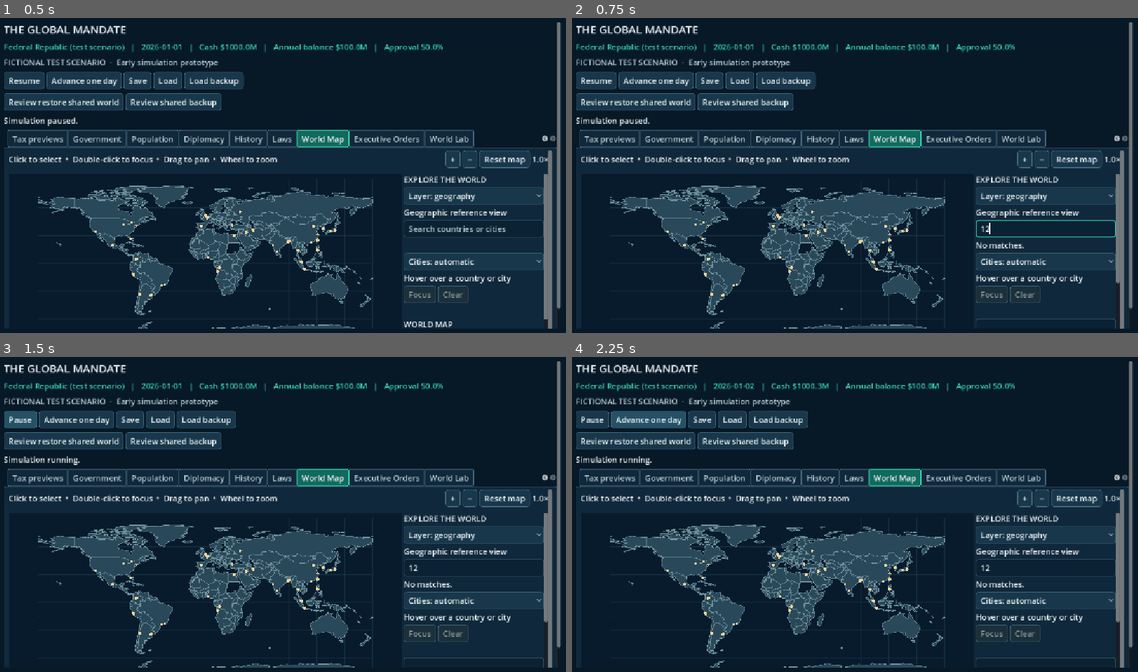
Above: before the commit, frames 1-4 (two rows, left to right).
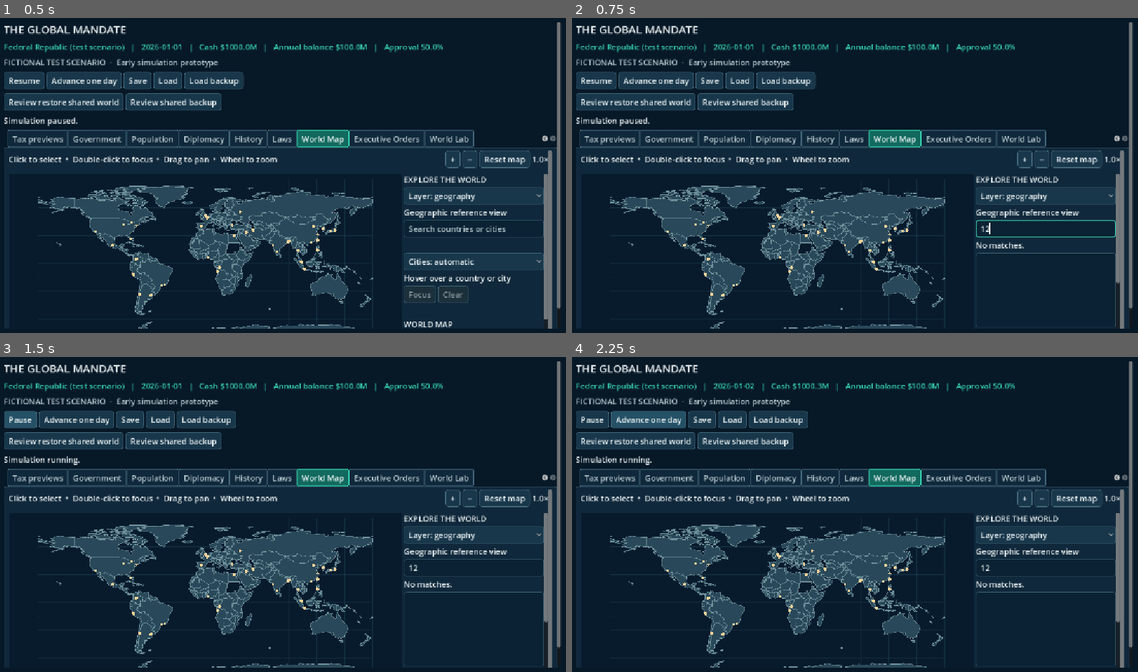
Above: after the commit, the same moments.

Repository: bhavishyadash/the-global-mandate
Game: Godot game, scene res://main.tscn
Same seed, same stepped clock (60 frames per second), same inputs: the game is played once before the commit and once after it.
Inputs (mouse positions are in pixels of both pictures, inside the frame that each line leads up to):
- Up to frame 1 (0.5 s): no input
- Up to frame 2 (0.75 s): click (1047, 229) at 0.52 s; type "12" at 0.6 s
- Up to frame 3 (1.5 s): click "Resume" at 1.25 s
- Up to frame 4 (2.25 s): click "Advance one day" at 2 s

Frame 1 is identical in both runs. In frame 2, 0.7% of the frame differs, in the area x 71-97%, y 76-99%; in frame 3, 0.7%; in frame 4, 0.7%.

Commit message:
Organize map country inspector into sections

Diff:
--- a/tests/ui_test.gd
+++ b/tests/ui_test.gd
@@ -117,6 +117,11 @@
 	screen._select_shared_map_country("USA")
 	assert(screen._shared_partner_id() == "usa_sandbox")
 	assert(screen.shared_country_overview.visible and screen.shared_country_rows.Population.text == str(screen.world_lab.registry.country_snapshot("usa_sandbox").country.population))
+	assert(screen.inspector_buttons.size() == 4 and screen.inspector_sections[0].visible and not screen.inspector_sections[1].visible)
+	for section in range(4):
+		screen._set_inspector_section(section)
+		for index in range(4):
+			assert(screen.inspector_sections[index].visible == (index == section))
 	assert(("YOUR GOVERNMENT" if shared_id == "usa_sandbox" else "OTHER SIMULATED COUNTRY") in screen.shared_country_heading.text)
 	for country in screen.world_map.countries:
 		if country.id == "USA":
@@ -130,6 +135,9 @@
 	assert("no map location" in screen.shared_country_heading.text)
 	screen._select_shared_map_country("FRA")
 	assert(screen._shared_partner_id().is_empty() and screen.shared_talk_button.disabled and not screen.shared_country_overview.visible)
+	assert(screen.inspector_reference.visible and "REFERENCE ONLY" in screen.inspector_reference.text)
+	screen._set_inspector_section(2)
+	assert("economic data" in screen.inspector_reference.text)
 	var other_id := "usa_sandbox" if shared_id == "coastal_republic" else "coastal_republic"
 	for index in range(screen.shared_partner_picker.item_count):
 		if screen.shared_partner_picker.get_item_metadata(index) == other_id:
--- a/ui/main.gd
+++ b/ui/main.gd
@@ -106,6 +106,11 @@
 var shared_country_overview: VBoxContainer
 var shared_country_rows: Dictionary = {}
 var preserve_shared_picker := false
+var inspector_buttons: Array[Button] = []
+var inspector_selected := 0
+var inspector_sections: Array = []
+var inspector_reference: Label
+var map_inspector_scroll: ScrollContainer
 var government_status: Label
 var budget_chart: Control
 var budget_mode: OptionButton
@@ -383,6 +388,7 @@
 	if map_binding_error.is_empty():
 		map_bindings = map_binding_data.bindings.duplicate(true)
 	var map_sidebar_scroll := ScrollContainer.new()
+	map_inspector_scroll = map_sidebar_scroll
 	map_sidebar_scroll.custom_minimum_size = Vector2(290, 360)
 	map_sidebar_scroll.size_flags_vertical = Control.SIZE_EXPAND_FILL
 	map_sidebar_scroll.horizontal_scroll_mode = ScrollContainer.SCROLL_MODE_DISABLED
@@ -442,20 +448,53 @@
 	shared_heading.text = "SHARED WORLD COUNTRY"
 	shared_map_panel.add_child(shared_heading)
 	shared_partner_picker = OptionButton.new()
+	shared_partner_picker.fit_to_longest_item = false
+	shared_partner_picker.clip_text = true
 	shared_map_panel.add_child(shared_partner_picker)
 	shared_partner_picker.item_selected.connect(_shared_country_picker_changed)
+	var inspector_navigation := GridContainer.new()
+	inspector_navigation.columns = 2
+	shared_map_panel.add_child(inspector_navigation)
+	var inspector_group := ButtonGroup.new()
+	for section_title in ["Overview", "Government", "Economy", "Diplomacy"]:
+		var section_button := Button.new()
+		section_button.text = section_title
+		section_button.toggle_mode = true
+		section_button.button_group = inspector_group
+		section_button.size_flags_horizontal = Control.SIZE_EXPAND_FILL
+		var section_index := inspector_buttons.size()
+		section_button.pressed.connect(func(): _set_inspector_section(section_index))
+		inspector_navigation.add_child(section_button)
+		inspector_buttons.append(section_button)
+	inspector_reference = Label.new()
+	inspector_reference.autowrap_mode = TextServer.AUTOWRAP_WORD_SMART
+	inspector_reference.text = "REFERENCE ONLY — no simulated government, economic or diplomatic data is available. Select a simulated country above."
+	shared_map_panel.add_child(inspector_reference)
 	shared_country_overview = VBoxContainer.new()
 	shared_map_panel.add_child(shared_country_overview)
 	shared_country_heading = Label.new()
 	shared_country_heading.autowrap_mode = TextServer.AUTOWRAP_WORD_SMART
 	shared_country_heading.add_theme_color_override("font_color", GovernmentTheme.ACCENT)
 	shared_country_overview.add_child(shared_country_heading)
-	var country_rows := GridContainer.new()
-	country_rows.columns = 2
-	country_rows.add_theme_constant_override("h_separation", 14)
-	country_rows.add_theme_constant_override("v_separation", 5)
-	shared_country_overview.add_child(country_rows)
+	for section_name in ["OVERVIEW", "GOVERNMENT", "ECONOMY", "DIPLOMACY"]:
+		var section := VBoxContainer.new()
+		section.name = section_name
+		shared_country_overview.add_child(section)
+		var grid := GridContainer.new()
+		grid.columns = 2
+		grid.add_theme_constant_override("h_separation", 14)
+		grid.add_theme_constant_override("v_separation", 5)
+		section.add_child(grid)
+		inspector_sections.append(section)
 	for row_name in ["Date", "Government bloc", "Population", "Approval", "Income tax", "Annual revenue", "Base spending", "Annual balance", "Cash", "Debt", "Diplomacy"]:
+		var section_index := 0
+		if row_name in ["Government bloc", "Approval"]:
+			section_index = 1
+		elif row_name in ["Income tax", "Annual revenue", "Base spending", "Annual balance", "Cash", "Debt"]:
+			section_index = 2
+		elif row_name == "Diplomacy":
+			section_index = 3
+		var country_rows: GridContainer = inspector_sections[section_index].get_child(0)
 		var caption := Label.new()
 		caption.text = row_name
 		caption.add_theme_color_override("font_color", GovernmentTheme.MUTED)
@@ -466,29 +505,34 @@
 		country_rows.add_child(value)
 		shared_country_rows[row_name] = value
 	var country_note := Label.new()
-	country_note.text = "Fictional test data. Government bloc seats use the simplified 100-seat model. Annual balance includes modeled policy costs and interest."
+	country_note.text = "Fictional test data. Government bloc seats use a simplified 100-seat model."
 	country_note.autowrap_mode = TextServer.AUTOWRAP_WORD_SMART
 	country_note.add_theme_color_override("font_color", GovernmentTheme.MUTED)
-	shared_country_overview.add_child(country_note)
+	inspector_sections[1].add_child(country_note)
+	var economy_note := Label.new()
+	economy_note.text = "Fictional test data. Annual balance includes modeled policy costs and interest."
+	economy_note.autowrap_mode = TextServer.AUTOWRAP_WORD_SMART
+	economy_note.add_theme_color_override("font_color", GovernmentTheme.MUTED)
+	inspector_sections[2].add_child(economy_note)
 	var shared_diplomacy_heading := Label.new()
 	shared_diplomacy_heading.text = "DIPLOMACY"
-	shared_map_panel.add_child(shared_diplomacy_heading)
+	inspector_sections[3].add_child(shared_diplomacy_heading)
 	shared_proposal_picker = OptionButton.new()
 	shared_proposal_picker.add_item("Open dialogue")
 	shared_proposal_picker.add_item("Cooperation agreement")
 	shared_proposal_picker.item_selected.connect(func(_index: int): _refresh_shared_diplomacy())
-	shared_map_panel.add_child(shared_proposal_picker)
+	inspector_sections[3].add_child(shared_proposal_picker)
 	shared_diplomacy_details = Label.new()
 	shared_diplomacy_details.autowrap_mode = TextServer.AUTOWRAP_WORD_SMART
-	shared_map_panel.add_child(shared_diplomacy_details)
+	inspector_sections[3].add_child(shared_diplomacy_details)
 	shared_talk_button = Button.new()
 	shared_talk_button.text = "Review talks"
 	shared_talk_button.pressed.connect(_request_shared_talk)
-	shared_map_panel.add_child(shared_talk_button)
+	inspector_sections[3].add_child(shared_talk_button)
 	shared_cancel_button = Button.new()
 	shared_cancel_button.text = "Cancel active talks"
 	shared_cancel_button.pressed.connect(_cancel_shared_talk)
-	shared_map_panel.add_child(shared_cancel_button)
+	inspector_sections[3].add_child(shared_cancel_button)
 	map_results = ItemList.new()
 	map_results.custom_minimum_size = Vector2(0, 150)
 	map_results.visible = false
@@ -499,6 +543,8 @@
 	map_selection.autowrap_mode = TextServer.AUTOWRAP_WORD_SMART
 	map_selection.text = "WORLD MAP\n\nSelect a country or city.\n\nGeography is reference data; the US sandbox uses fictional test values."
 	map_sidebar.add_child(map_selection)
+	map_sidebar.move_child(map_results, map_search_status.get_index() + 1)
+	map_sidebar.move_child(map_selection, shared_map_panel.get_index())
 	world_map.country_selected.connect(_map_country_selected)
 	world_map.city_selected.connect(_map_city_selected)
 	world_map.selection_cleared.connect(_map_selection_cleared)
@@ -845,6 +891,8 @@
 	map_clear_button.disabled = false
 	map_selection.text = "%s\n\nCOUNTRY  •  %s\nCapital: %s\nMapped places: %d\n\nGeography and place names are reference data. Regional simulation is not implemented." % [country_name, id, capital, count]
 	_refresh_map_simulation()
+	if shared_world_active:
+		_open_country_inspector.call_deferred()
 
 func _map_city_selected(city: Dictionary) -> void:
 	_select_shared_map_country(city.get("country", ""))
@@ -852,6 +900,15 @@
 	map_clear_button.disabled = false
 	map_selection.text = "%s\n\n%s  •  %s\nLatitude: %.2f°\nLongitude: %.2f°\n\nReference city marker only. Detailed city art and simulation are not implemented yet." % [city.name, "National capital" if city.capital else "City", city.country, float(city.point[1]), float(city.point[0])]
 	_refresh_map_simulation()
+	if shared_world_active:
+		_open_country_inspector.call_deferred()
+
+func _open_country_inspector() -> void:
+	# Let the selected-country text wrap and the containers settle before scrolling.
+	await get_tree().process_frame
+	await get_tree().process_frame
+	if shared_world_active and is_instance_valid(map_inspector_scroll):
+		map_inspector_scroll.scroll_vertical = roundi(shared_map_panel.position.y)
 
 func _map_selection_cleared() -> void:
 	if not preserve_shared_picker:
@@ -893,6 +950,7 @@
 		if str(shared_partner_picker.get_item_metadata(index)) == target:
 			shared_partner_picker.select(index)
 			break
+	_set_inspector_section(0)
 	_refresh_shared_diplomacy()
 
 func _shared_country_picker_changed(_index: int) -> void:
@@ -901,10 +959,22 @@
 		preserve_shared_picker = true
 		world_map.clear_selection()
 		preserve_shared_picker = false
+	_set_inspector_section(0)
 	_refresh_shared_diplomacy()
+
+func _set_inspector_section(index: int) -> void:
+	inspector_selected = clampi(index, 0, 3)
+	for i in range(inspector_buttons.size()):
+		inspector_buttons[i].set_pressed_no_signal(i == inspector_selected)
+	for i in range(inspector_sections.size()):
+		inspector_sections[i].visible = i == inspector_selected
+	if inspector_reference != null:
+		inspector_reference.text = "REFERENCE ONLY — no simulated %s data is available. Select a simulated country above." % ["country", "government", "economic", "diplomatic"][inspector_selected]
 
 func _refresh_shared_country_overview(target: String, ids: Array) -> void:
 	shared_country_overview.visible = target in ids
+	inspector_reference.visible = not shared_country_overview.visible
+	_set_inspector_section(inspector_selected)
 	if not shared_country_overview.visible:
 		return
 	var selected = world_lab.registry.controlled_country(target)
Not shown, changed: docs/GAME_DEVELOPMENT_REPORT.md
Not shown, changed: docs/SESSION_96.md
